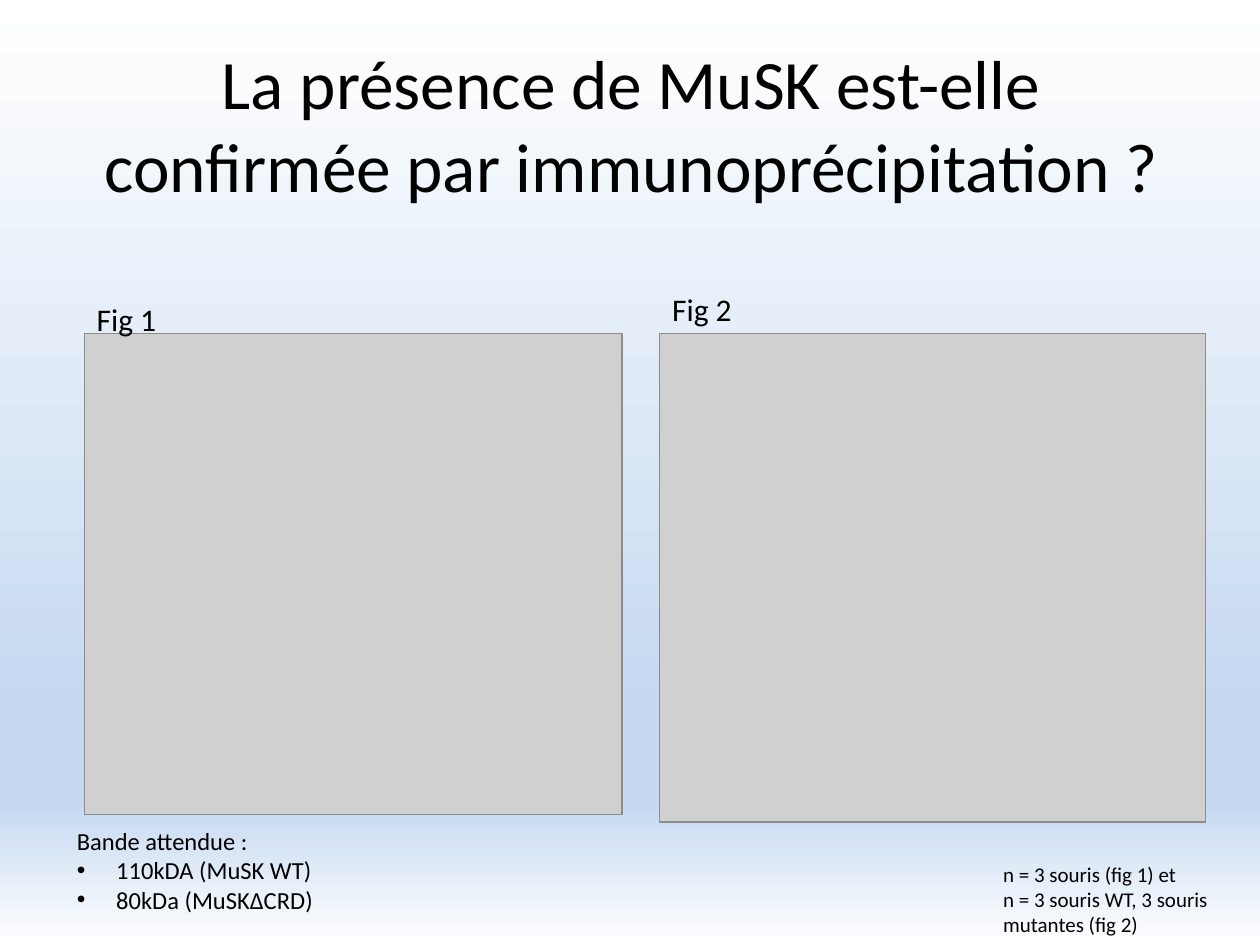
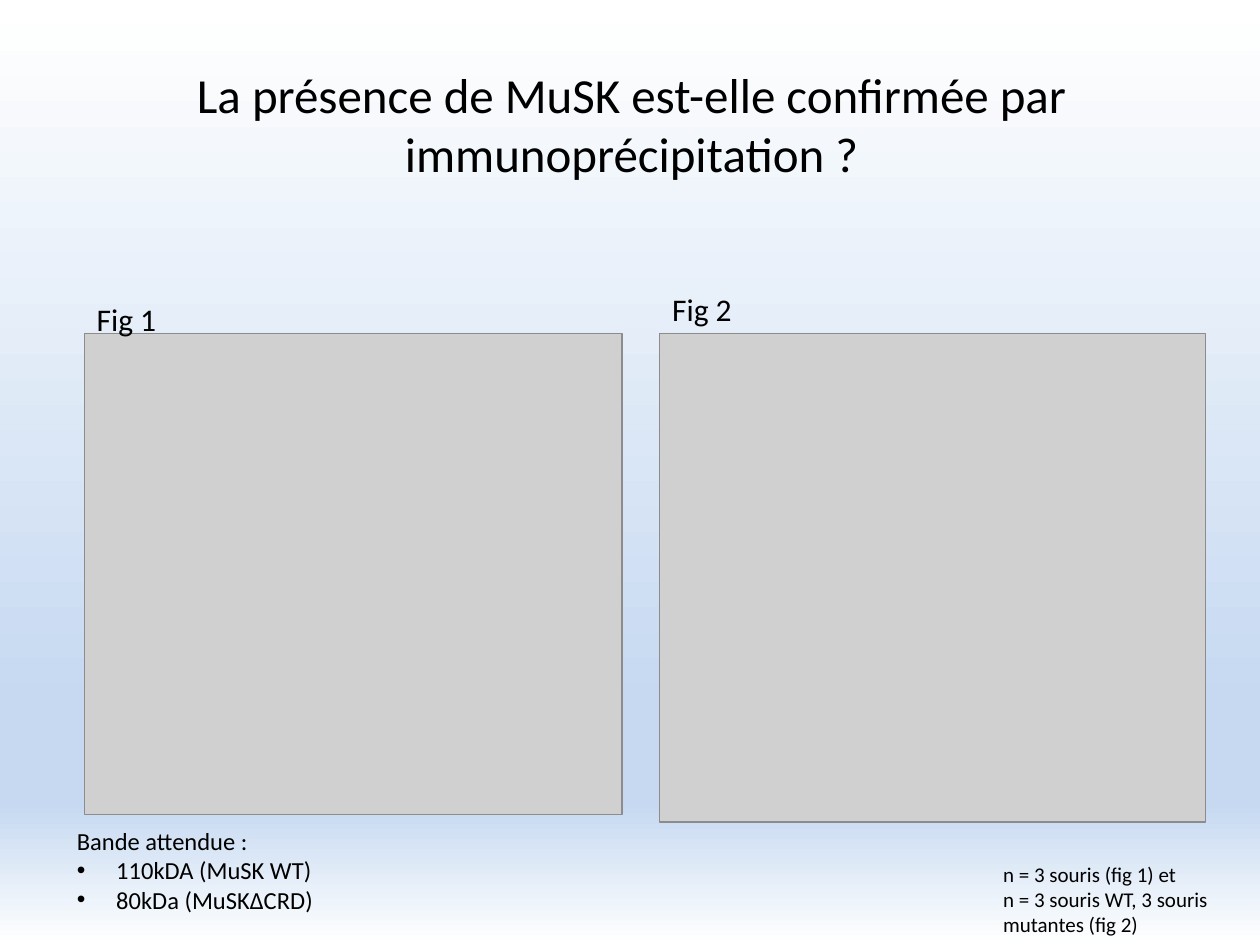
Before and after one commit to FlorentKl/rapport-m2, a slide deck: slide 13 of Présentation Oral.pptx. Drawn at 1260x945 pixels with LibreOffice and Linux fonts; fonts in the diff are those of the drawing; grey boxes stand for pictures. Boxes give left, top, right and bottom in pixels: in the first picture for what was removed or moved away, otherwise in the second. Text is boxed around its words. In the diff, an @@ line names an element or a change of style, - is before the commit and + after.

```diff
--- a/Présentation Oral.pptx
+++ b/Présentation Oral.pptx
@@ title "La présence de MuSK est-elle ..." at (197,79,1066,180): size 39.6 to 28 pt @@
```
Also in this commit, not shown: 9 other slides changed.
